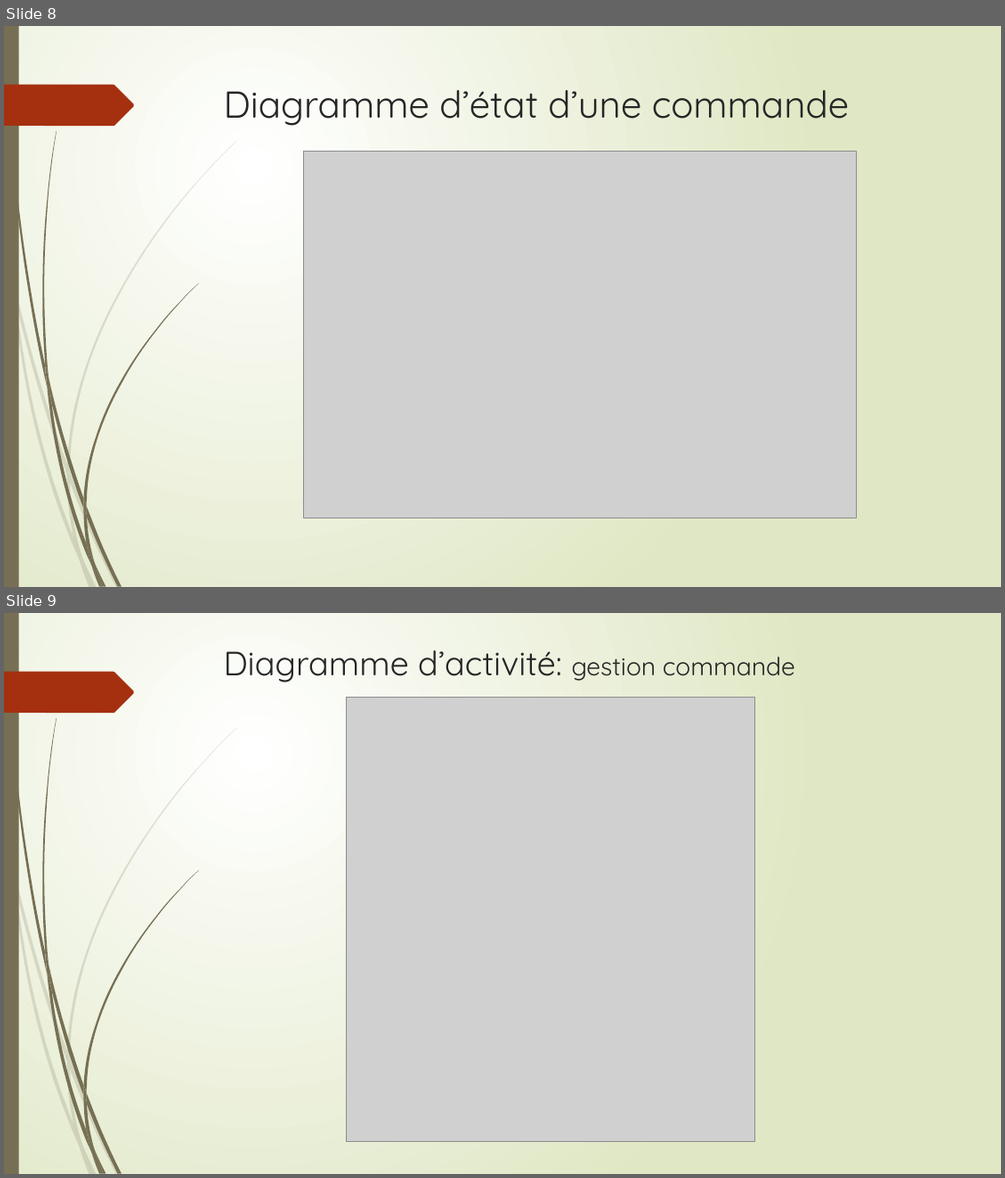
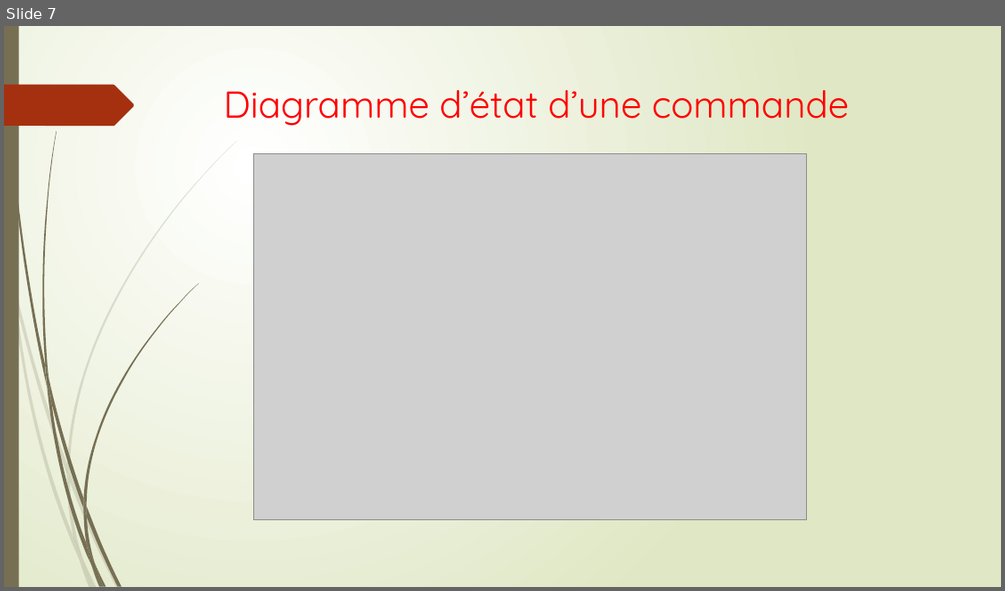
Before and after one commit to enyo10/Project4, a slide deck: OC Pizzeria.pptx. Shown one above the other, each under a label of ours: slides 8 and 9 before the commit, slide 7 after it. The pictures are 1005x1178 and 1005x591 pixels, drawn with LibreOffice and Linux fonts; fonts in the diff are those of the drawing; grey boxes stand for pictures. Boxes give left, top, right and bottom in pixels: in the first picture for what was removed or moved away, otherwise in the second. Text is boxed around its words. In the diff, an @@ line names an element or a change of style, - is before the commit and + after.

```diff
--- a/OC Pizzeria.pptx
+++ b/OC Pizzeria.pptx
@@ slide 9 removed at bbox=[4, 613, 1001, 1174], background gradient #FFFFFF to #DFE8C4; not listed: 24 template elements that a slide beside it also shows @@
@@ title removed at bbox=[224, 650, 795, 682] @@
-Diagramme d’activité: gestion commande
@@ picture removed at bbox=[346, 698, 755, 1141] @@
@@ what was slide 8 is now slide 7 @@
@@ slide 7 changed as well @@
@@ title "Diagramme d’état d’une commande" at bbox=[224, 90, 849, 126]: text colour #262626 to #FF0000 @@
@@ picture: place and size @@
-picture at bbox=[304, 151, 857, 517]
+picture at bbox=[254, 153, 807, 520]
```
Also in this commit, not shown: 6 other slides changed, 1 slide added, 1 other slide removed, 7 other files.
